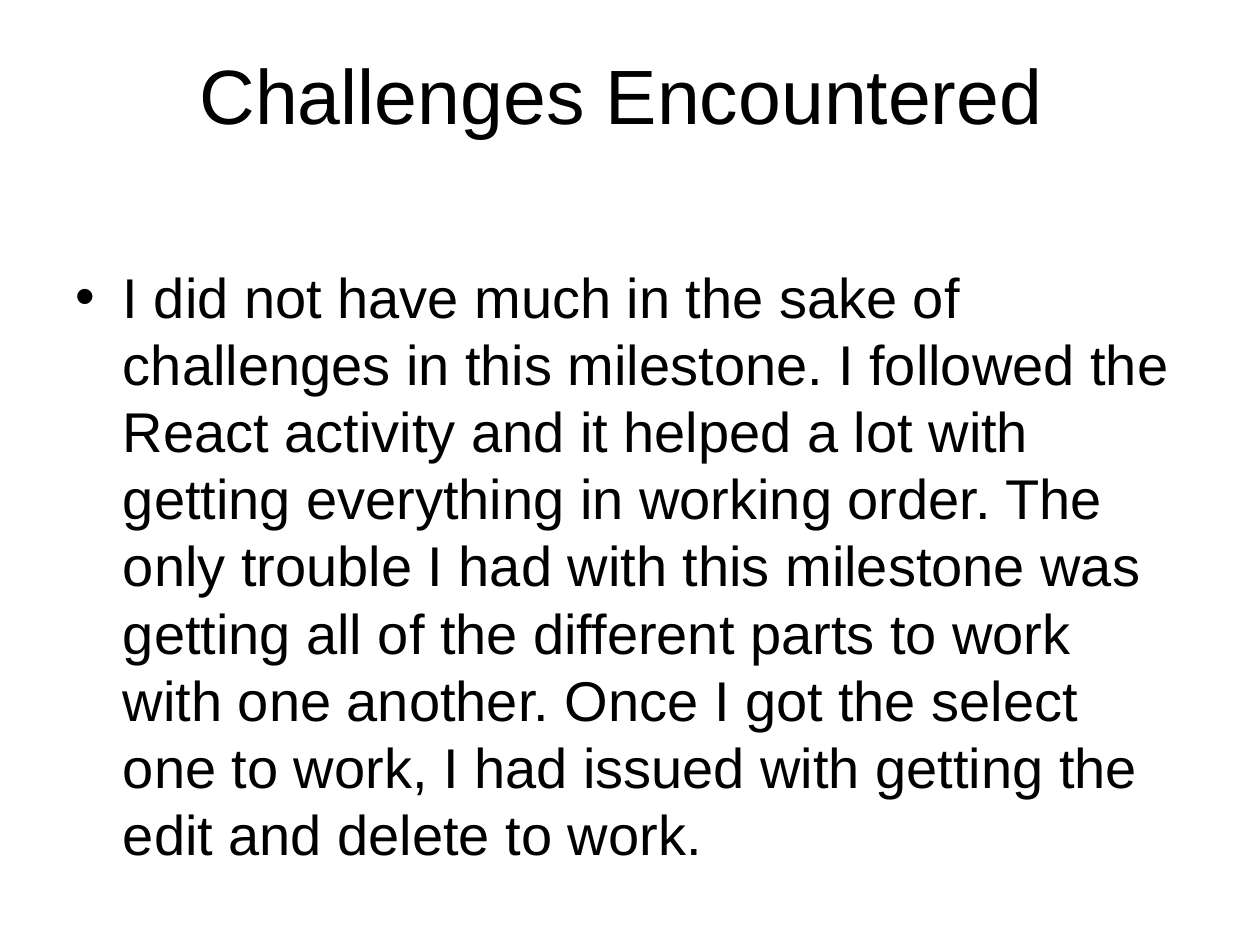
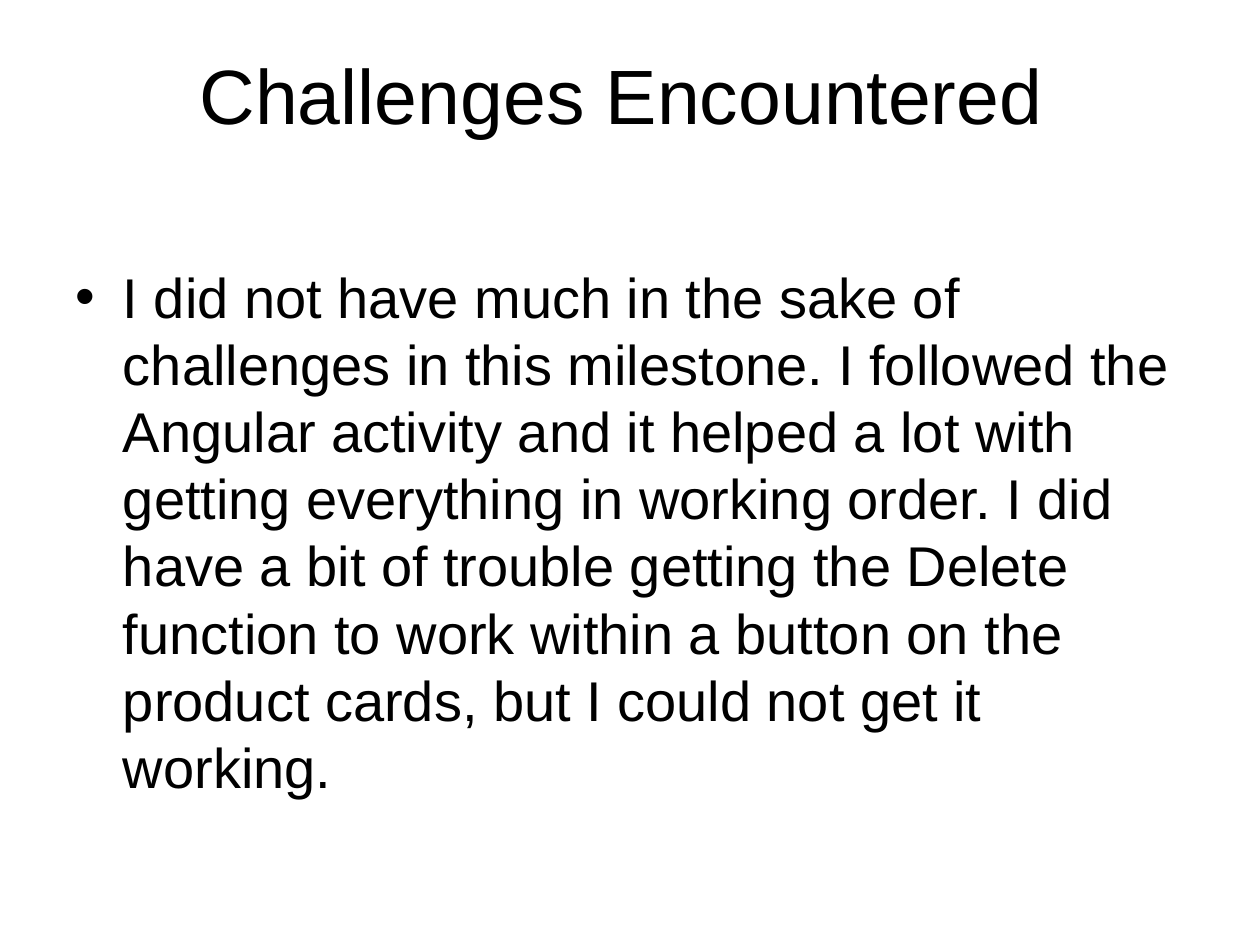
Before and after one commit to rcoon1/CST-391, a slide deck: slide 7 of Milestones/Milestone 6/Milestone6Rcoon.pptx. Drawn at 1260x945 pixels with LibreOffice and Linux fonts; fonts in the diff are those of the drawing; background and template pictures are left out. Boxes give left, top, right and bottom in pixels: in the first picture for what was removed or moved away, otherwise in the second. Text is boxed around its words. In the diff, an @@ line names an element or a change of style, - is before the commit and + after.

```diff
--- a/Milestones/Milestone 6/Milestone6Rcoon.pptx
+++ b/Milestones/Milestone 6/Milestone6Rcoon.pptx
@@ text at (123, 277, 1168, 799): text changed @@
-• I did not have much in the sake of challenges in this milestone. I followed the React activity and it helped a lot with getting everything in working order. The only trouble I had with this milestone was getting all of the different parts to work with one another. Once I got the select one to work, I had issued with getting the edit and delete to work.
+• I did not have much in the sake of challenges in this milestone. I followed the Angular activity and it helped a lot with getting everything in working order. I did have a bit of trouble getting the Delete function to work within a button on the product cards, but I could not get it working.
```
Also in this commit, not shown: 6 other slides changed, 3 slides added, 1 slide removed, 1 other file.
